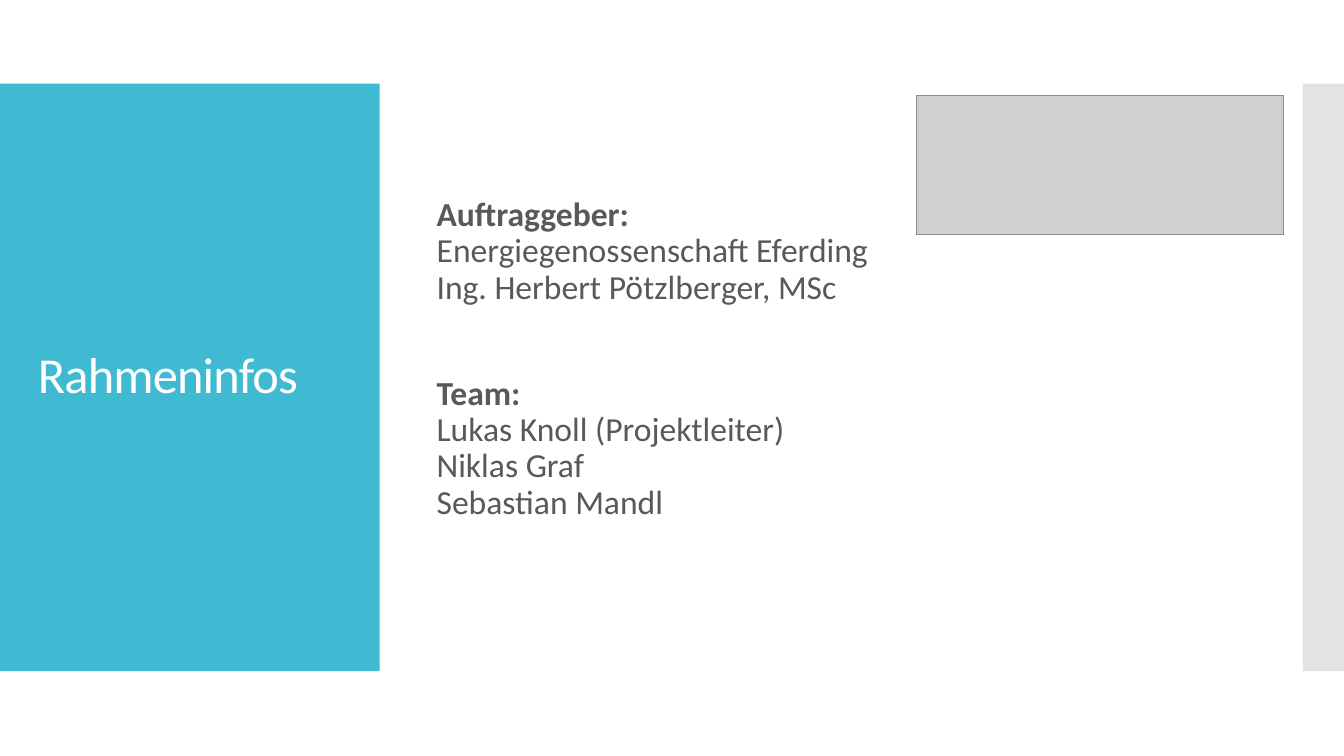
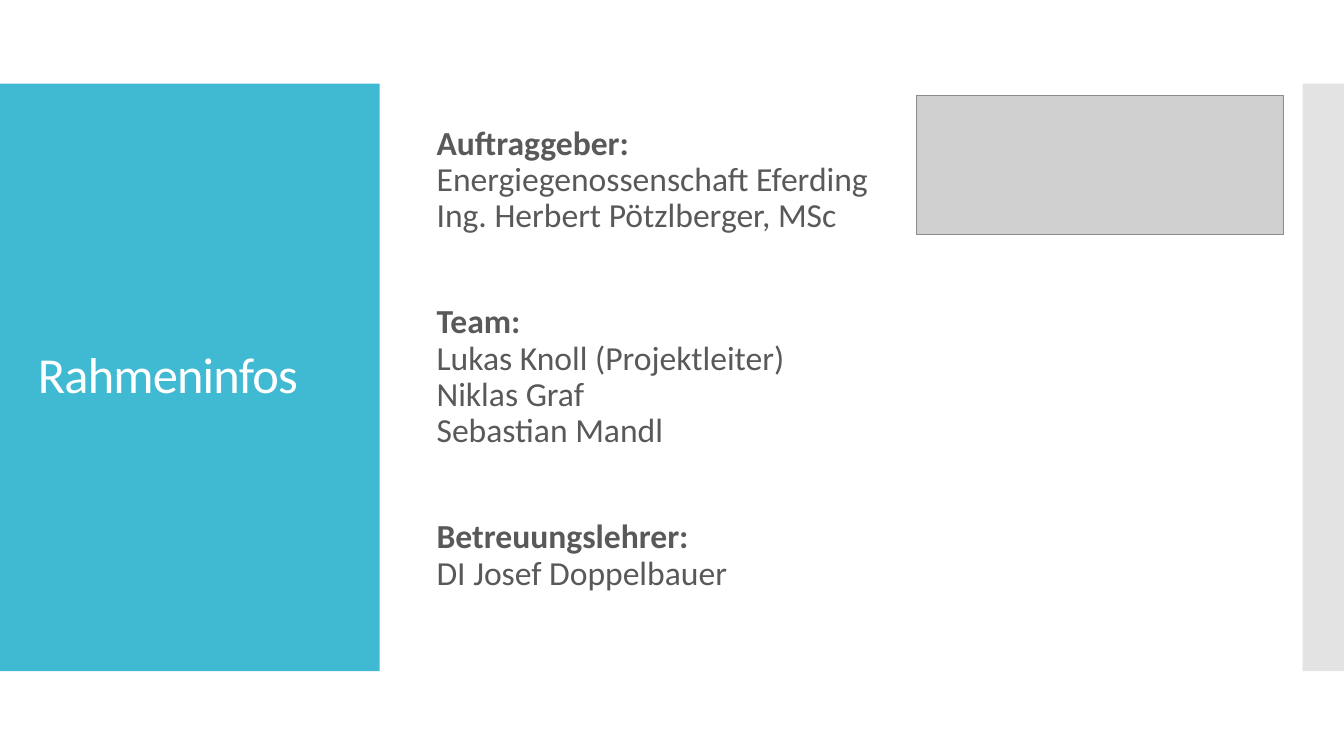
Before and after one commit to SebastianMandl/AEMS, a slide deck: slide 2 of Planung/Praesentationen/Zwischenpräsentation Diplomarbeit - Kopie.pptx. Drawn at 1344x756 pixels with LibreOffice and Linux fonts; fonts in the diff are those of the drawing; grey boxes stand for pictures. Boxes give left, top, right and bottom in pixels: in the first picture for what was removed or moved away, otherwise in the second. Text is boxed around its words. In the diff, an @@ line names an element or a change of style, - is before the commit and + after.

```diff
--- a/Planung/Praesentationen/Zwischenpräsentation Diplomarbeit - Kopie.pptx
+++ b/Planung/Praesentationen/Zwischenpräsentation Diplomarbeit - Kopie.pptx
@@ text at (437,524,727,591): paragraph added @@
+Betreuungslehrer:
+DI Josef Doppelbauer
```
Also in this commit, not shown: 22 other files.
